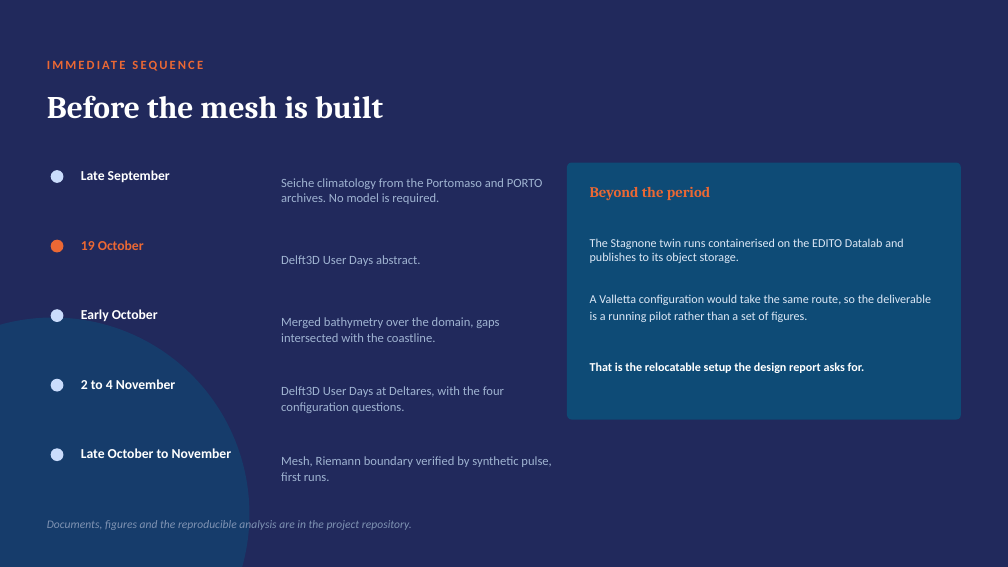
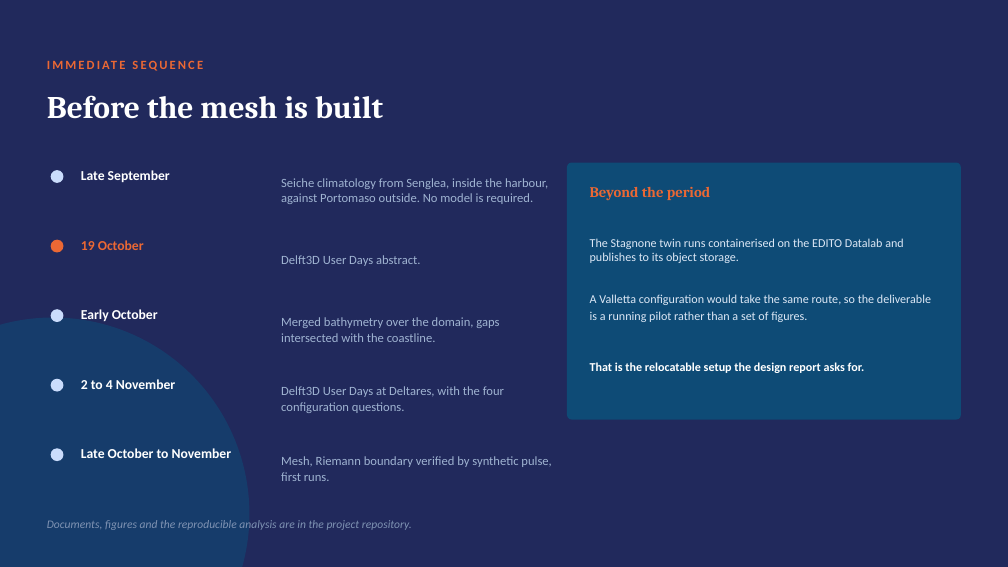
Before and after one commit to cicero-martins/MaltaDT, a slide deck: slide 13 of docs/valletta_model_concept_2026-09-25.pptx. Drawn at 1008x567 pixels with LibreOffice and Linux fonts; fonts in the diff are those of the drawing. Boxes give left, top, right and bottom in pixels: in the first picture for what was removed or moved away, otherwise in the second. Text is boxed around its words. In the diff, an @@ line names an element or a change of style, - is before the commit and + after.

Commit message:
fix(observations): there is a sea level gauge inside the Grand Harbour
Senglea. An IDSL radar gauge deployed June 2021, transmitting at 5 s to the
University of Malta and to the JRC TAD server, on the peninsula between
Dockyard Creek and French Creek. Delimara and the Marsaxlokk breakwater were
added in March 2021 by the same programme.

The claim it replaces, that no station lay inside the Valletta basins, was
inferred from the group's 2018 design report, which describes the sea level
network as PortoMaso built with Marsaxlokk and Mgarr planned. That report
predates all three deployments. The document was not wrong; reading an
operational network out of a dated design document was. The discrepancy was
visible all along, in that the group publishes four sea level stations against
the one built and two planned in the report.

What follows. The seiche climatology of Valletta is computed from an interior
record rather than inferred from a band observed at Mellieha on another coast,
which removes a real defect in the analysis. Senglea against Portomaso makes
the amplification between the open coast and the harbour interior an observed
quantity at one point. The sampling-interval risk is retired, 5 s exceeding
what the 0.2 to 2 cph band needs by orders of magnitude. The interior gap that
remains is currents and stratification.

The retrieval route is the JRC TAD server, already used for Marettimo device
658. The Senglea device id is not established, the device-list endpoints
returning 400 to every parameter form tried, and is added to the questions.

Deck rebuilt, thirteen slides, zero items to inspect.

```diff
--- a/docs/valletta_model_concept_2026-09-25.pptx
+++ b/docs/valletta_model_concept_2026-09-25.pptx
@@ text at bbox=[281, 178, 548, 204]: text changed @@
-Seiche climatology from the Portomaso and PORTO archives. No model is required.
+Seiche climatology from Senglea, inside the harbour, against Portomaso outside. No model is required.
```
Also in this commit, not shown: 1 other slide changed, 5 other files.
